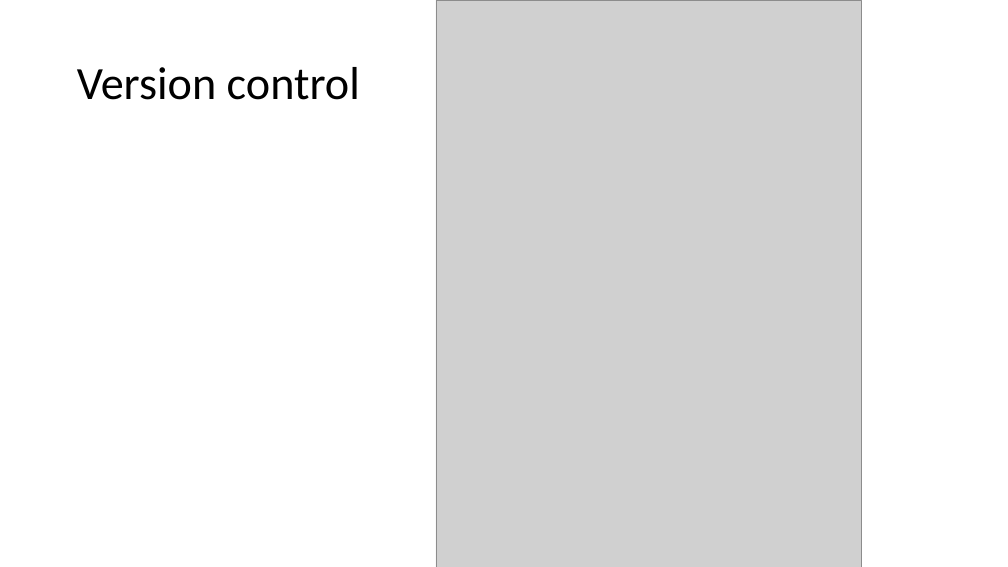
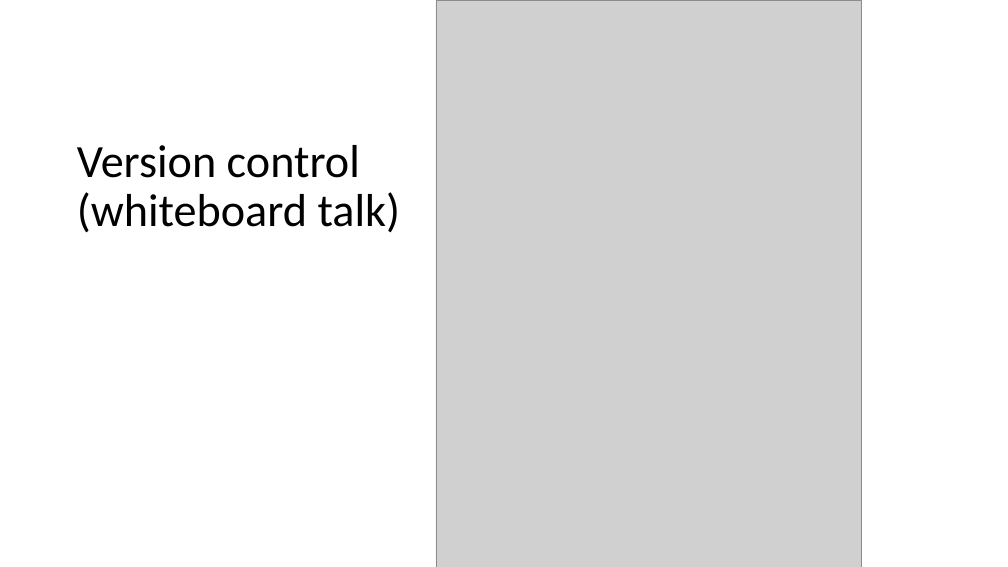
Before and after one commit to nuitrcs/introGit, a slide deck: slide 8 of introGit.pptx. Drawn at 1008x567 pixels with LibreOffice and Linux fonts; fonts in the diff are those of the drawing; grey boxes stand for pictures. Boxes give left, top, right and bottom in pixels: in the first picture for what was removed or moved away, otherwise in the second. Text is boxed around its words. In the diff, an @@ line names an element or a change of style, - is before the commit and + after.

```diff
--- a/introGit.pptx
+++ b/introGit.pptx
@@ title at [77, 145, 401, 233]: text changed @@
-Version control
+Version control
+(whiteboard talk)
```
Also in this commit, not shown: 8 other slides changed, 4 slides added, 2 slides removed.
